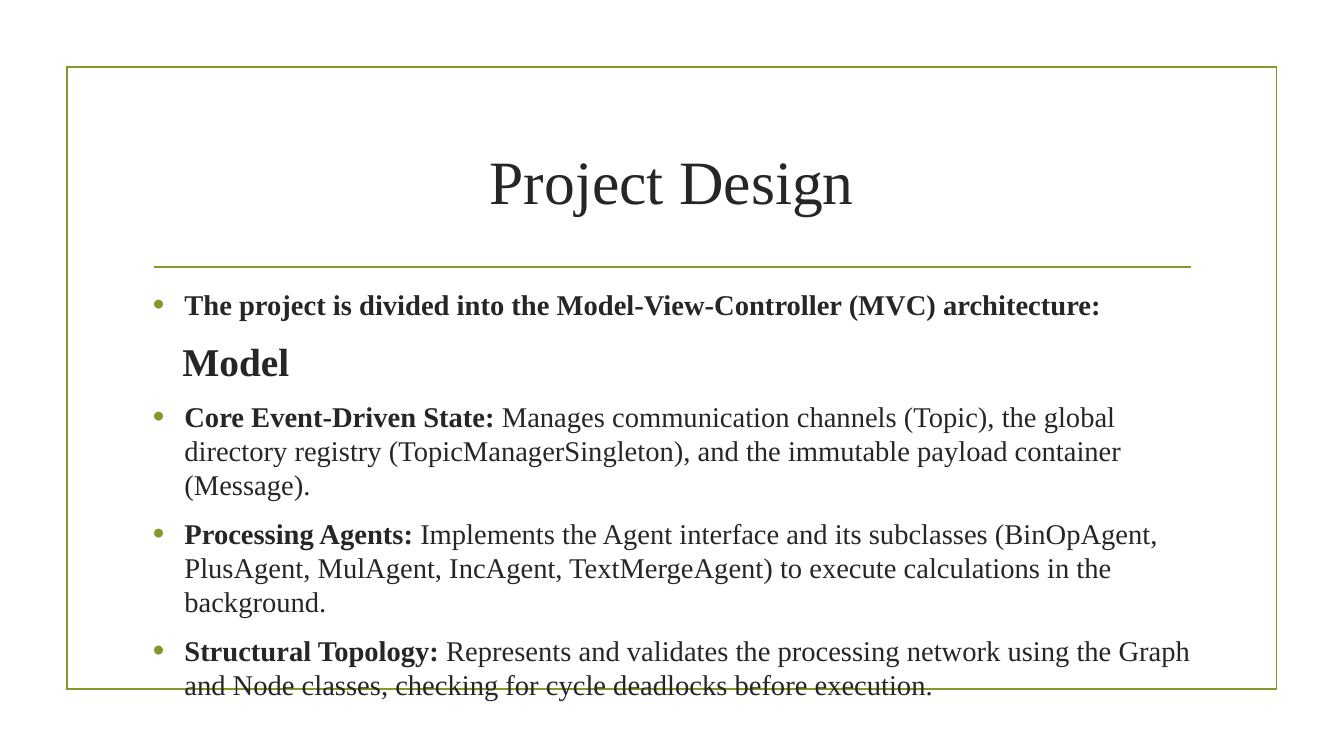
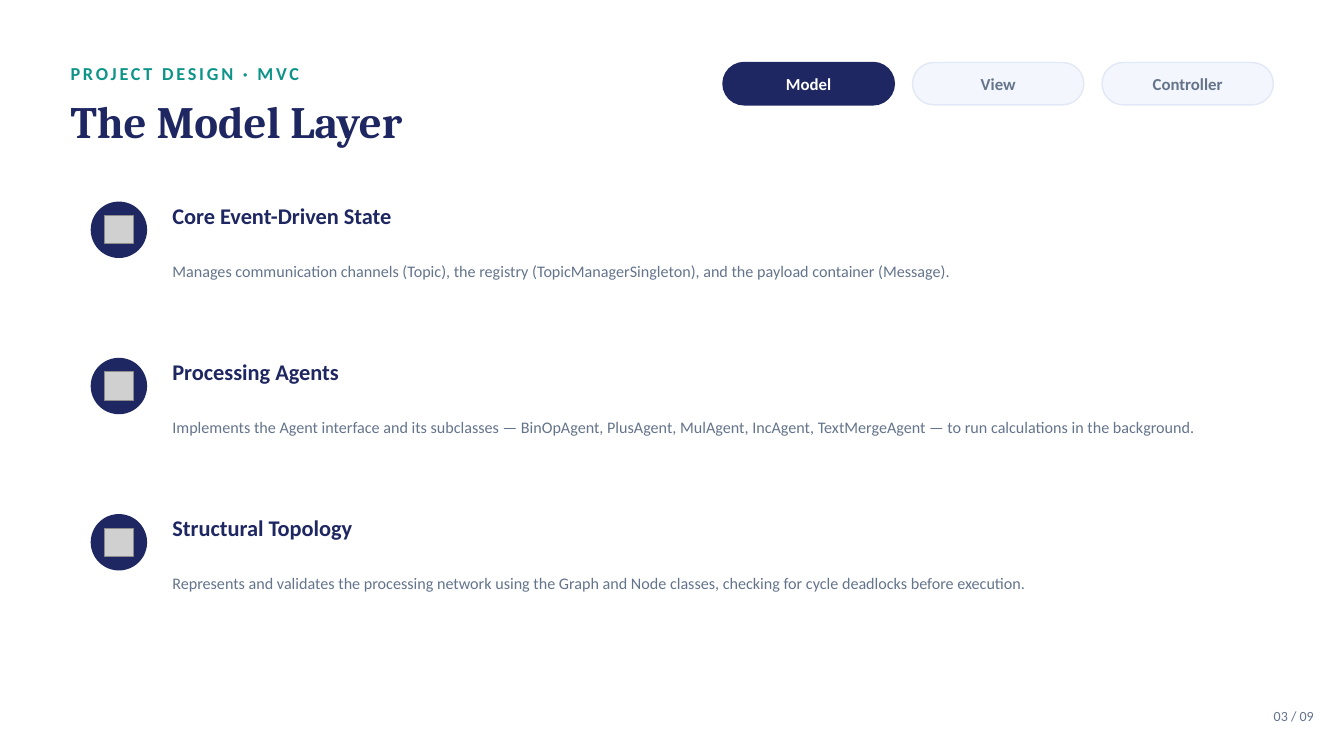
Before and after one commit to Ziv33/WebComputationalGraph, a slide deck: slide 3 of WebComputationalGraphPresentation.pptx. Drawn at 1344x756 pixels with LibreOffice and Linux fonts; fonts in the diff are those of the drawing; grey boxes stand for pictures; background and template pictures are left out. Boxes give left, top, right and bottom in pixels: in the first picture for what was removed or moved away, otherwise in the second. Text is boxed around its words. In the diff, an @@ line names an element or a change of style, - is before the commit and + after.

Commit message:
Update Presentation

```diff
--- a/WebComputationalGraphPresentation.pptx
+++ b/WebComputationalGraphPresentation.pptx
@@ rectangle removed at <box>67,68,1276,690</box> @@
@@ text at <box>71,68,299,80</box>: text changed; size 44 to 13 pt; font Times New Roman to Calibri; text colour #262626 to #0D9488; bold on @@
-Project Design
+PROJECT DESIGN · MVC
@@ rounded rectangle added at <box>723,63,894,105</box>, fill #1E2761, outline #1E2761 1 pt @@
@@ text added at <box>786,78,831,90</box>, 12 pt, text #FFFFFF, bold @@
+Model
@@ rounded rectangle added at <box>912,63,1084,105</box>, fill #F3F6FC, outline #E2E8F5 1 pt @@
@@ text added at <box>981,78,1016,90</box>, 12 pt, text #64748B, bold @@
+View
@@ rounded rectangle added at <box>1102,63,1273,105</box>, fill #F3F6FC, outline #E2E8F5 1 pt @@
@@ text added at <box>1153,78,1223,90</box>, 12 pt, text #64748B, bold @@
+Controller
@@ text added at <box>71,107,402,148</box>, 32 pt, text #1E2761, bold @@
+The Model Layer
@@ ellipse added at <box>91,202,147,258</box>, fill #1E2761 @@
@@ text added at <box>172,208,392,224</box>, 16 pt, text #1E2761, bold @@
+Core Event-Driven State
@@ picture added at <box>105,216,133,244</box> @@
@@ line removed from (154, 267) to (1191, 267) @@
@@ text added at <box>172,265,949,280</box>, 11.5 pt, text #64748B @@
+Manages communication channels (Topic), the registry (TopicManagerSingleton), and the payload container (Message).
@@ text removed at <box>182,295,1190,701</box> @@
-• The project is divided into the Model-View-Controller (MVC) architecture:
-Model
-• Core Event-Driven State: Manages communication channels (Topic), the global directory registry (TopicManagerSingleton), and the immutable payload container (Message).
-• Processing Agents: Implements the Agent interface and its subclasses (BinOpAgent, PlusAgent, MulAgent, IncAgent, TextMergeAgent) to execute calculations in the background.
-• Structural Topology: Represents and validates the processing network using the Graph and Node classes, checking for cycle deadlocks before execution.
@@ ellipse added at <box>91,358,147,414</box>, fill #1E2761 @@
@@ picture added at <box>105,372,133,400</box> @@
@@ text added at <box>172,364,338,384</box>, 16 pt, text #1E2761, bold @@
+Processing Agents
@@ text added at <box>172,422,1194,436</box>, 11.5 pt, text #64748B @@
+Implements the Agent interface and its subclasses — BinOpAgent, PlusAgent, MulAgent, IncAgent, TextMergeAgent — to run calculations in the background.
@@ ellipse added at <box>91,514,147,571</box>, fill #1E2761 @@
@@ picture added at <box>105,528,133,557</box> @@
@@ text added at <box>172,520,353,540</box>, 16 pt, text #1E2761, bold @@
+Structural Topology
@@ text added at <box>172,578,1025,592</box>, 11.5 pt, text #64748B @@
+Represents and validates the processing network using the Graph and Node classes, checking for cycle deadlocks before execution.
@@ text added at <box>1274,712,1314,721</box>, 10 pt, text #64748B @@
+03 / 09
```
Also in this commit, not shown: 6 other slides changed, 2 slides added, 2 slides removed.
